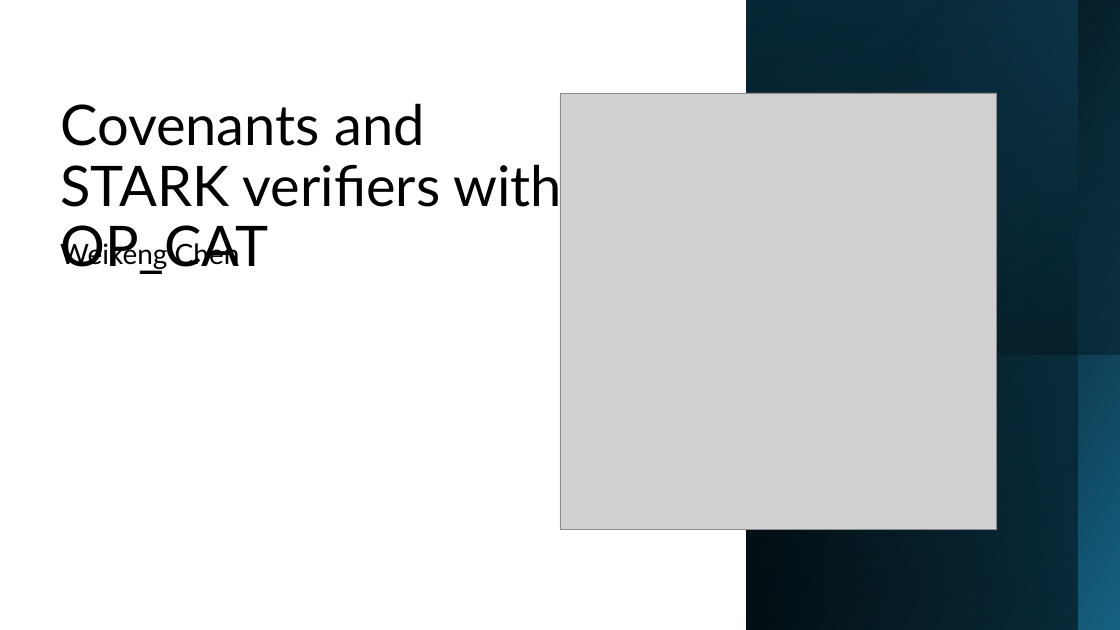
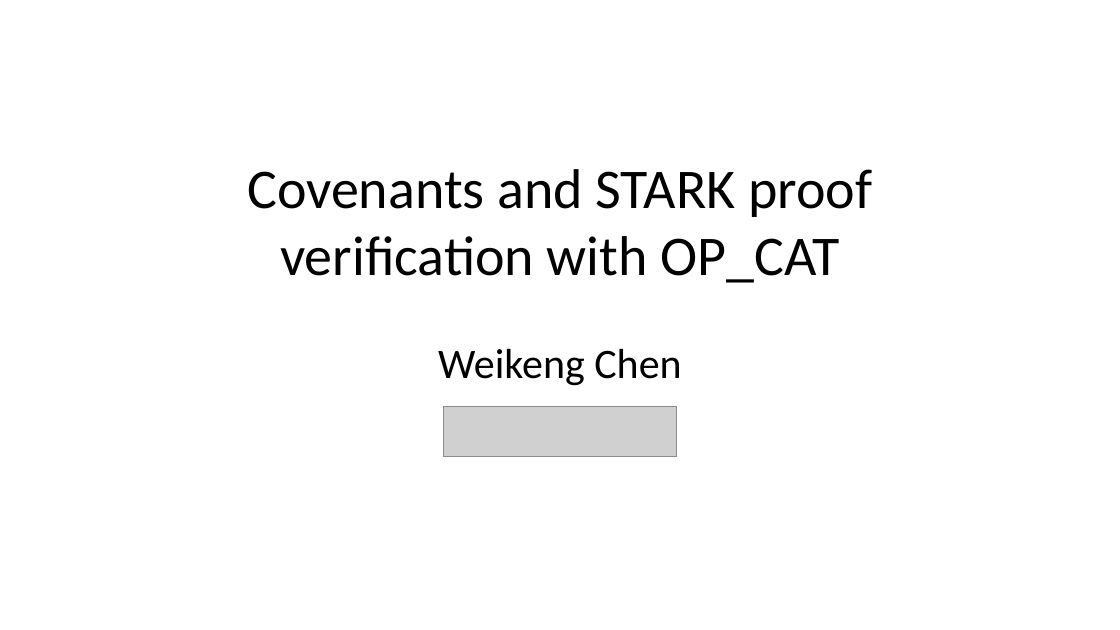
Before and after one commit to Bitcoin-Wildlife-Sanctuary/opcat-slides, a slide deck: slide 1 of opcat.pptx. Drawn at 1120x630 pixels with LibreOffice and Linux fonts; fonts in the diff are those of the drawing; grey boxes stand for pictures. Boxes give left, top, right and bottom in pixels: in the first picture for what was removed or moved away, otherwise in the second. Text is boxed around its words. In the diff, an @@ line names an element or a change of style, - is before the commit and + after.

```diff
--- a/opcat.pptx
+++ b/opcat.pptx
@@ rectangle removed at [746,0,1120,630] @@
@@ rectangle removed at [746,0,1078,630] @@
@@ rectangle removed at [746,0,1120,354] @@
@@ picture removed at [560,93,997,530] @@
@@ text at [247,169,872,283]: text changed; font Lato to Calibri @@
-Covenants and STARK verifiers with OP_CAT
+Covenants and STARK proof verification with OP_CAT
@@ text "Weikeng Chen": place and size @@
-text "Weikeng Chen" at [60,240,240,269]
+text "Weikeng Chen" at [438,349,681,386]
@@ text "Weikeng Chen" at [438,349,681,386]: size 24 to 36 pt, font Lato to Calibri; alignment left to centre; vertical alignment bottom to top @@
@@ picture added at [444,407,677,457] @@
```
Also in this commit, not shown: 48 other slides changed, 5 slides added, 1 slide removed.
